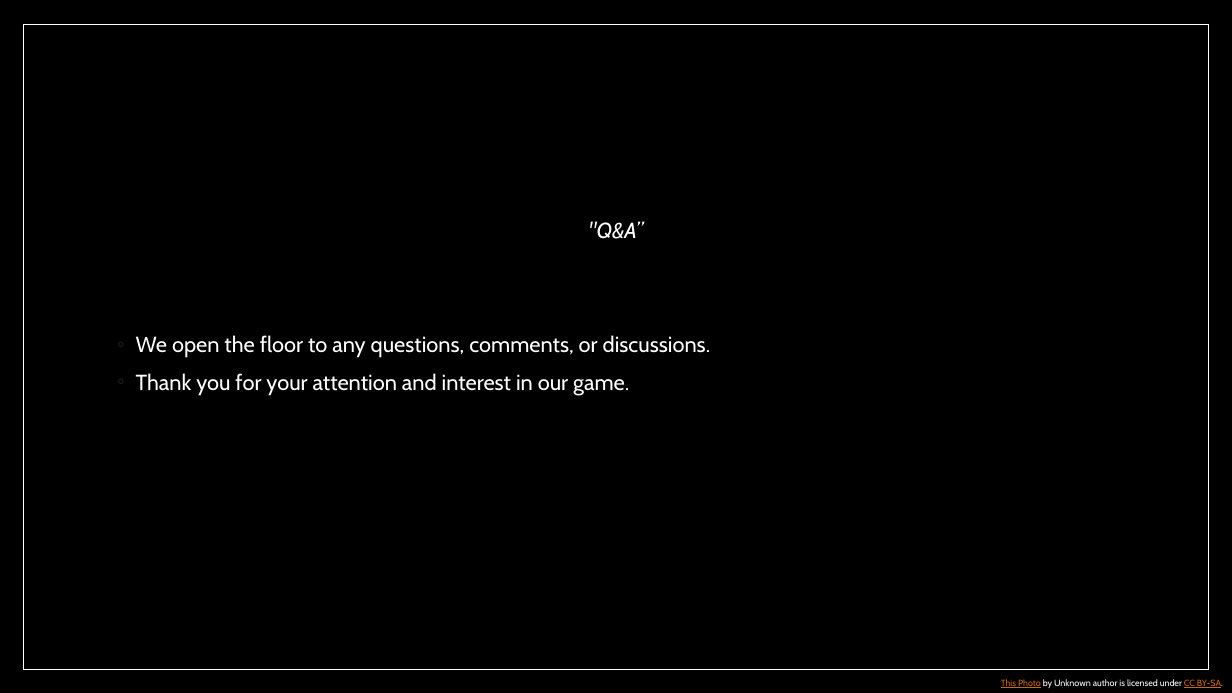
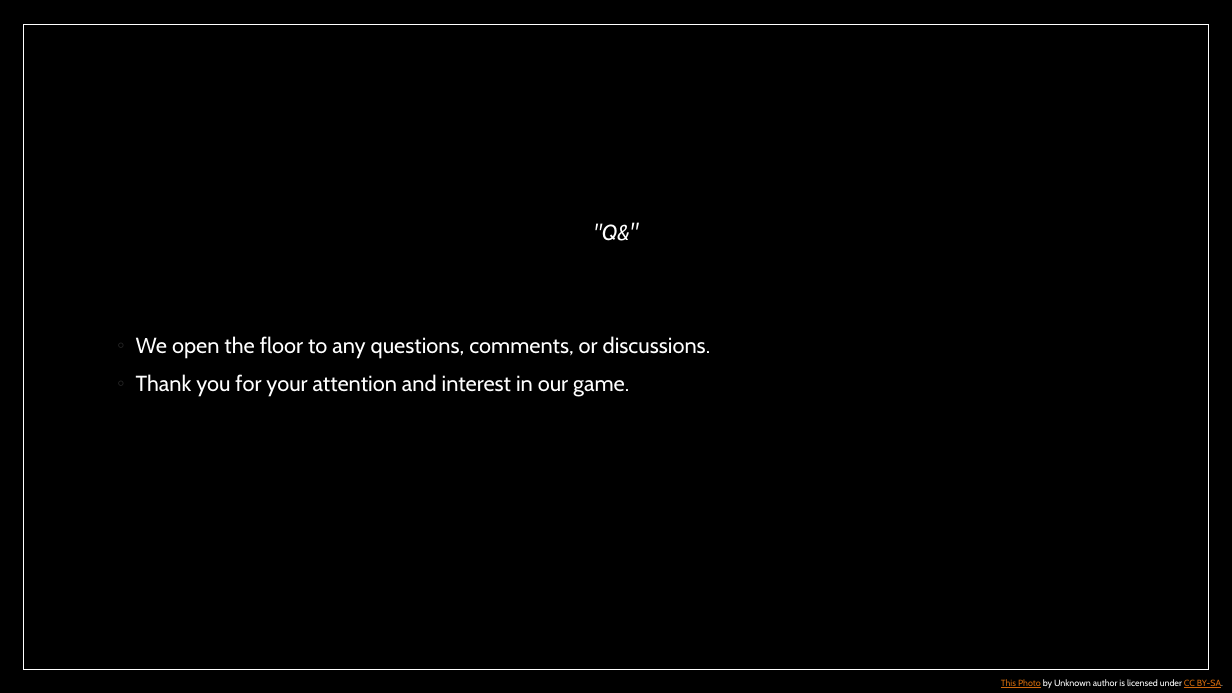
Before and after one commit to Nodles2209/Odyssey-of-the-Forgotten, a slide deck: slide 10 of Group_Presentation.pptx. Drawn at 1232x693 pixels with LibreOffice and Linux fonts; fonts in the diff are those of the drawing; background and template pictures are left out. Boxes give left, top, right and bottom in pixels: in the first picture for what was removed or moved away, otherwise in the second. Text is boxed around its words. In the diff, an @@ line names an element or a change of style, - is before the commit and + after.

```diff
--- a/Group_Presentation.pptx
+++ b/Group_Presentation.pptx
@@ text at (x1=594, y1=223, x2=630, y2=241): text changed @@
-"Q&A”
+"Q&"
```
